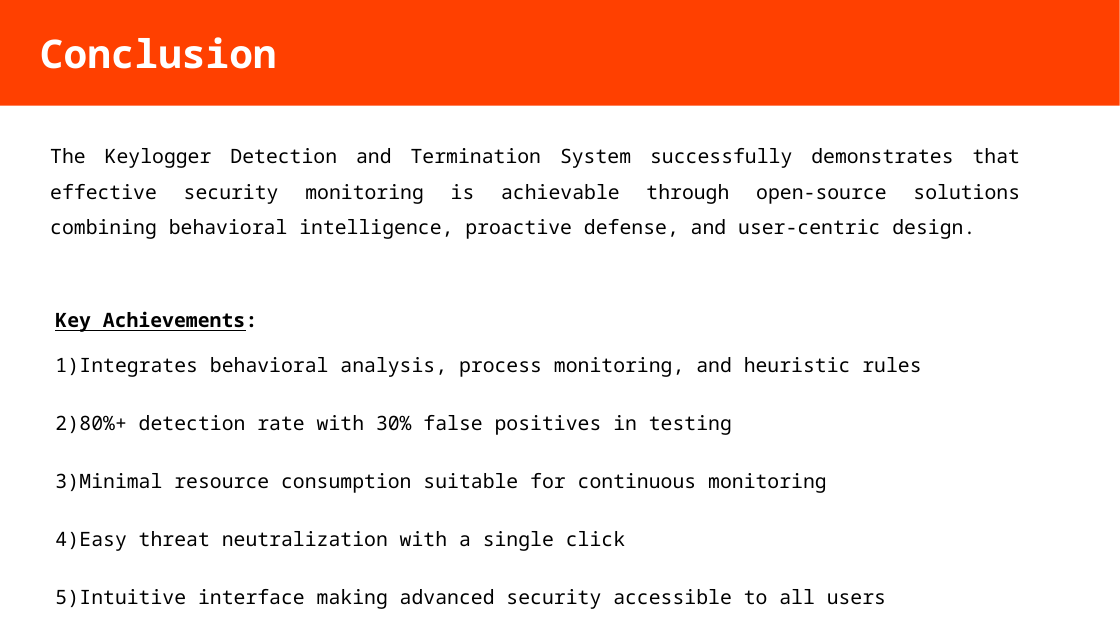
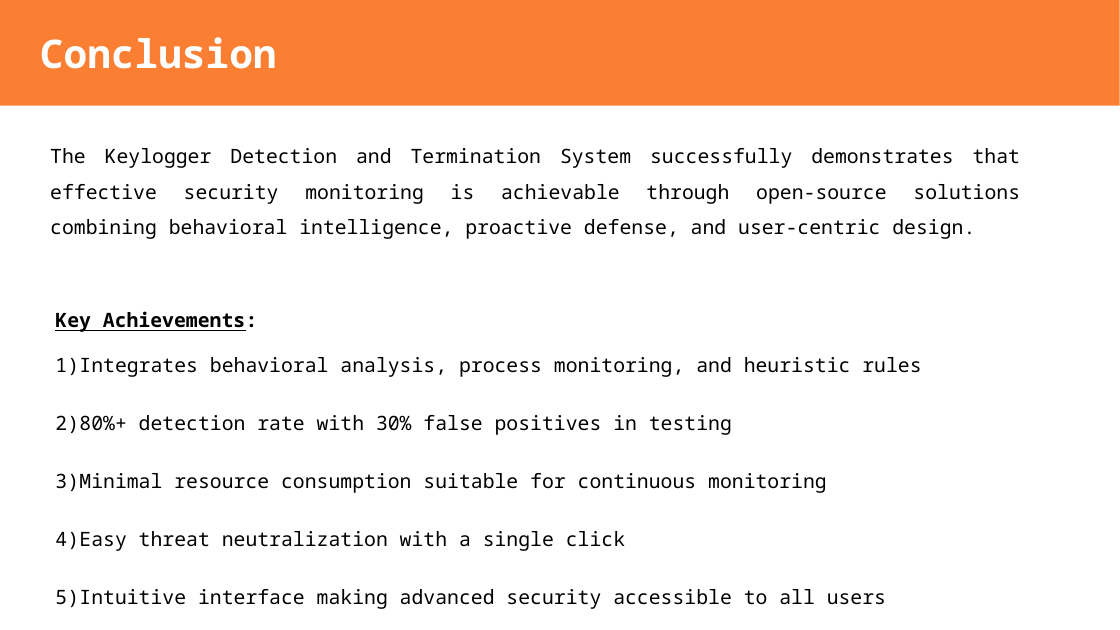
Before and after one commit to bit-web24/keylogger-detection-system, a slide deck: slide 9 of docs/presentation.odp. Drawn at 1120x630 pixels with LibreOffice and Linux fonts; fonts in the diff are those of the drawing. Boxes give left, top, right and bottom in pixels: in the first picture for what was removed or moved away, otherwise in the second. Text is boxed around its words. In the diff, an @@ line names an element or a change of style, - is before the commit and + after.

Commit message:
change accent color to cosmic orange

```diff
--- a/docs/presentation.odp
+++ b/docs/presentation.odp
@@ title "Conclusion" at [0, 0, 1120, 106]: fill #FF4000 to #FB7F33 @@
```
Also in this commit, not shown: 9 other slides changed.
